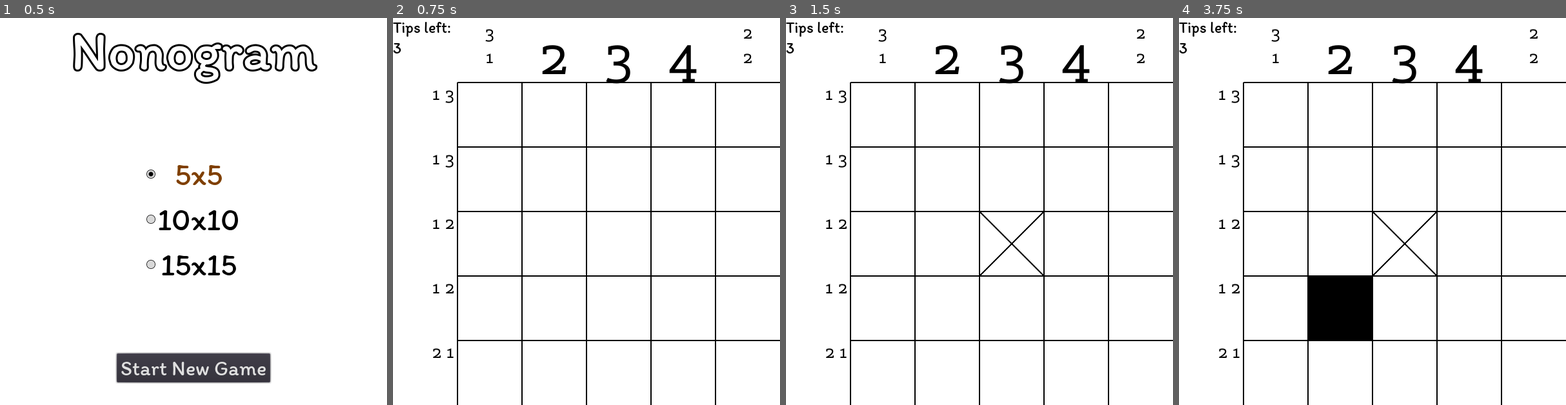
Above: before the commit, frames 1-4 (left to right).
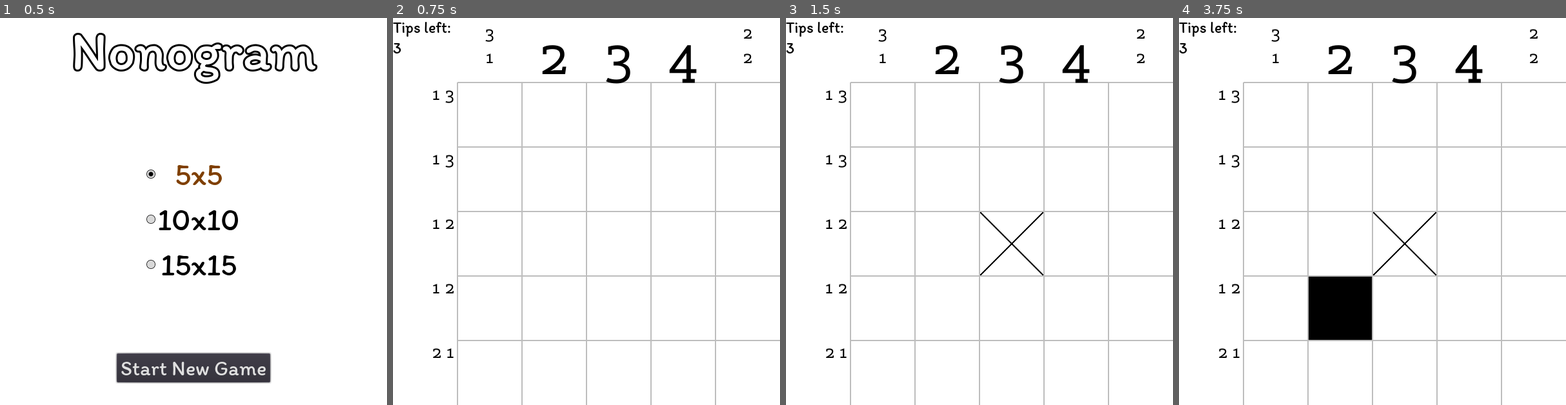
Above: after the commit, the same moments.

Repository: cacilhas/nonogram
Game: Godot game, scene res://Menu.tscn
Same seed, same stepped clock (60 frames per second), same inputs: the game is played once before the commit and once after it.
Inputs (mouse positions are in pixels of both pictures, inside the frame that each line leads up to):
- Up to frame 1 (0.5 s): no input
- Up to frame 2 (0.75 s): click "Start New Game" at 0.5 s
- Up to frame 3 (1.5 s): tap Enter at 1.25 s; move the mouse to (1010, 242) at 1.27 s; hold Right from 1.28 s (still down); hold Ctrl from 1.28 s (still down); click (1010, 242) at 1.42 s
- Up to frame 4 (3.75 s): tap Space at 2, 3.5 s; move the mouse to (1295, 230) at 2.02 s; release Right at 2.03 s; release Ctrl at 2.03 s; tap Shift at 2.1, 3.6 s; tap Enter at 2.75 s; move the mouse to (1411, 126) at 2.77 s; hold Ctrl 2.78-3.53 s; hold Right from 2.78 s (still down); move the mouse to (1353, 288) at 3.52 s; click (1353, 288) at 3.67 s

Frame 1 is identical in both runs. In frame 2, 2.7% of the frame differs, in the area x 16-100%, y 16-100%; in frame 3, 2.7%; in frame 4, 2.7%.

Commit message:
better presentation

Diff:
--- a/Board.gd
+++ b/Board.gd
@@ -17,20 +17,24 @@
 
 func _draw() -> void:
 	for y in Global.size:
-		draw_line(Vector2(0, y) * cell_size, Vector2(Global.size, y) * cell_size, Color.black, 2)
-	for x in Global.size:
-		draw_line(Vector2(x, 0) * cell_size, Vector2(x, Global.size) * cell_size, Color.black, 2)
-
-	for y in Global.size:
 		for x in Global.size:
 			var sx: float = x * cell_size
 			var sy: float = y * cell_size
 			match board[y * Global.size + x]:
 				1:
-					draw_rect(Rect2(Vector2(sx+1, sy+1), Vector2.ONE * (cell_size - 2)), Color.black, true)
+					draw_rect(Rect2(Vector2(sx, sy), Vector2.ONE * cell_size), Color.black, true)
 				2:
 					draw_line(Vector2(sx, sy), Vector2(sx+cell_size, sy+cell_size), Color.black, 2)
 					draw_line(Vector2(sx, sy+cell_size), Vector2(sx+cell_size, sy), Color.black, 2)
+				_:
+					var cur := int(x / 5) + int(y / 5)
+					if cur % 2 == 1:
+						draw_rect(Rect2(Vector2(sx, sy), Vector2.ONE * cell_size), Color("#dddddd"), true)
+
+	for y in Global.size:
+		draw_line(Vector2(0, y) * cell_size, Vector2(Global.size, y) * cell_size, Color.gray, 2)
+	for x in Global.size:
+		draw_line(Vector2(x, 0) * cell_size, Vector2(x, Global.size) * cell_size, Color.gray, 2)
 
 
 func _on_gui_input(event: InputEvent) -> void:
